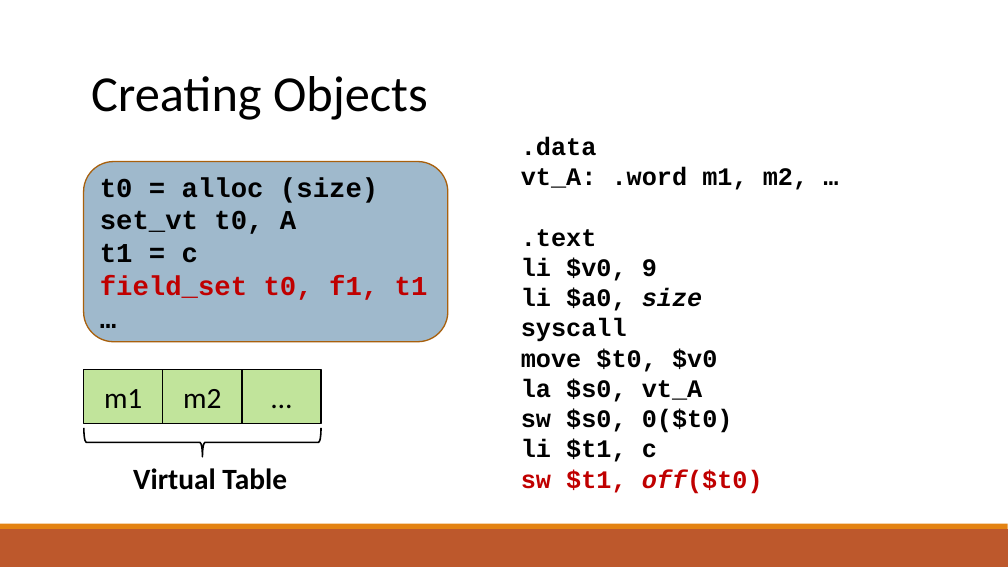
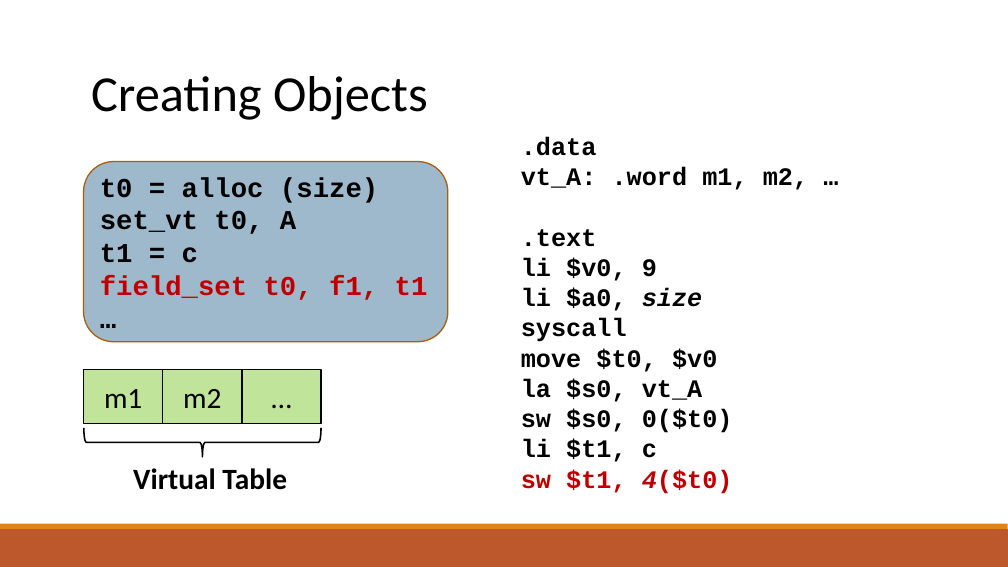
Before and after one commit to raghadzeidan/COMPILATION_TAU_FOR_STUDENTS, a slide deck: slide 69 of new_slides/codegen.pptx (slide 68 before the commit). Drawn at 1008x567 pixels with LibreOffice and Linux fonts; fonts in the diff are those of the drawing. Boxes give left, top, right and bottom in pixels: in the first picture for what was removed or moved away, otherwise in the second. Text is boxed around its words. In the diff, an @@ line names an element or a change of style, - is before the commit and + after.

```diff
--- a/new_slides/codegen.pptx
+++ b/new_slides/codegen.pptx
@@ text at bbox=[521, 469, 733, 494]: text changed @@
-sw $t1, off($t0)
+sw $t1, 4($t0)
```
Also in this commit, not shown: 8 other slides changed, 3 slides added, 1 slide removed, 3 other files.
